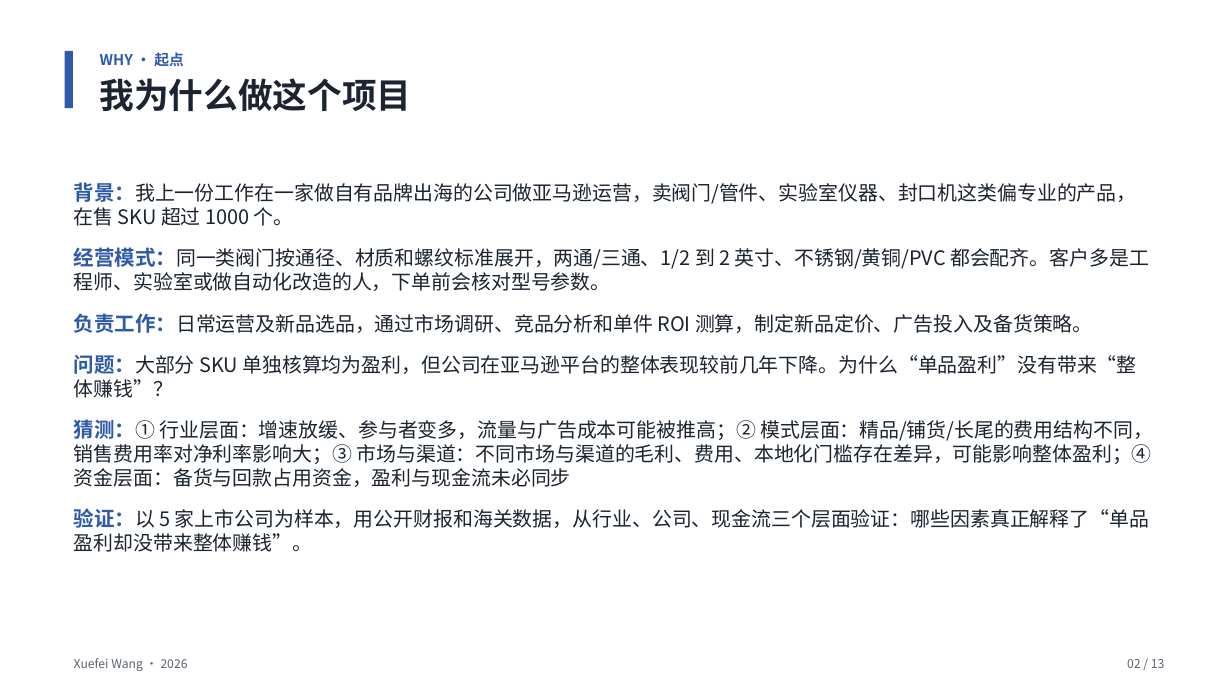
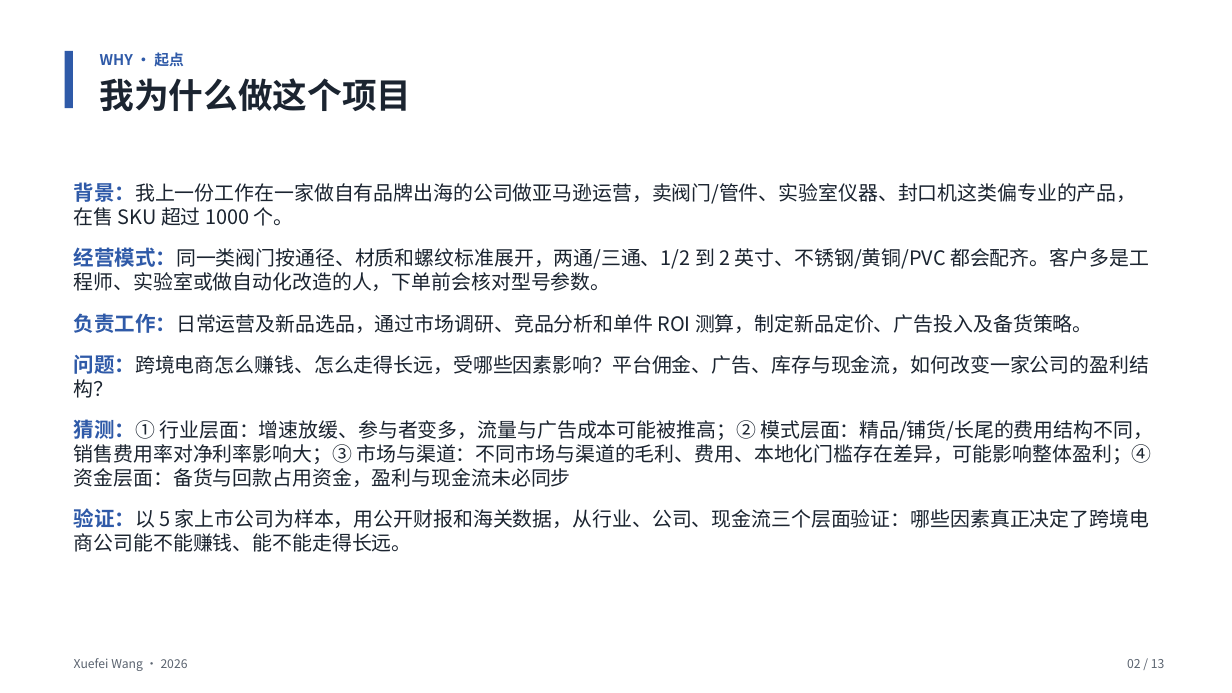
Before and after one commit to Ashely-sudo/cross-border-analysis, a slide deck: slide 2 of cross-border-story-v2.pptx. Drawn at 1232x693 pixels with LibreOffice and Linux fonts; fonts in the diff are those of the drawing. Boxes give left, top, right and bottom in pixels: in the first picture for what was removed or moved away, otherwise in the second. Text is boxed around its words. In the diff, an @@ line names an element or a change of style, - is before the commit and + after.

```diff
--- a/cross-border-story-v2.pptx
+++ b/cross-border-story-v2.pptx
@@ text at [74,355,1149,398]: text changed @@
-问题：大部分 SKU 单独核算均为盈利，但公司在亚马逊平台的整体表现较前几年下降。为什么“单品盈利”没有带来“整体赚钱”？
+问题：跨境电商怎么赚钱、怎么走得长远，受哪些因素影响？平台佣金、广告、库存与现金流，如何改变一家公司的盈利结构？
@@ text at [74,508,1149,552]: text changed @@
-验证：以 5 家上市公司为样本，用公开财报和海关数据，从行业、公司、现金流三个层面验证：哪些因素真正解释了“单品盈利却没带来整体赚钱”。
+验证：以 5 家上市公司为样本，用公开财报和海关数据，从行业、公司、现金流三个层面验证：哪些因素真正决定了跨境电商公司能不能赚钱、能不能走得长远。
```
Also in this commit, not shown: 2 other slides changed, 8 other files.
